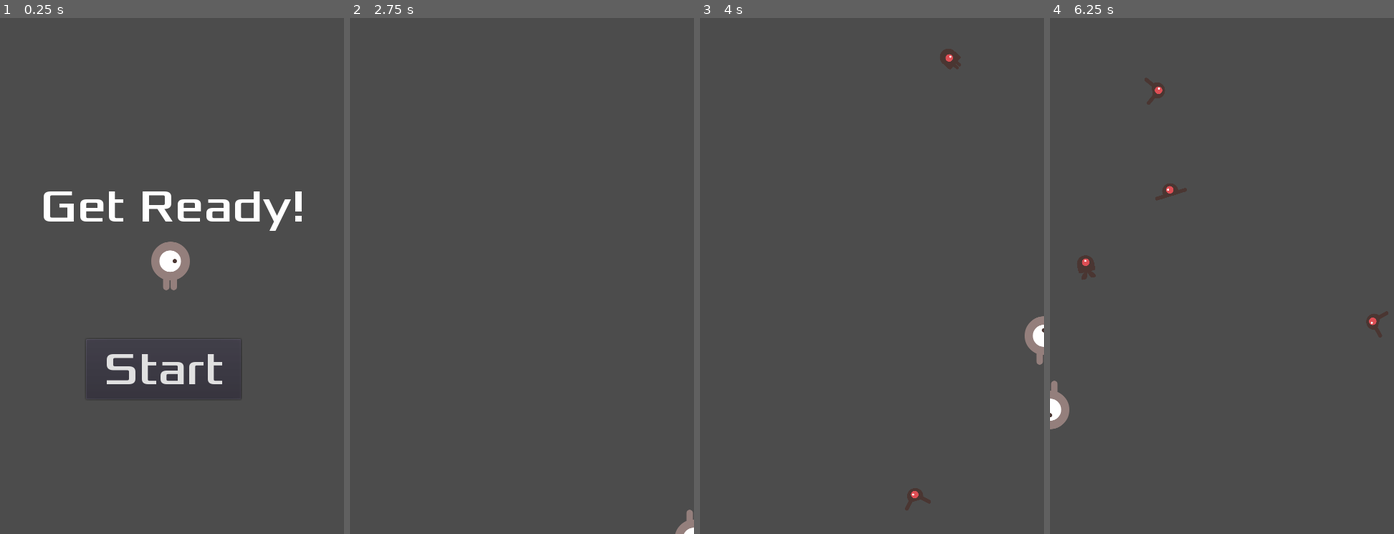
Above: before the commit, frames 1-4 (left to right).
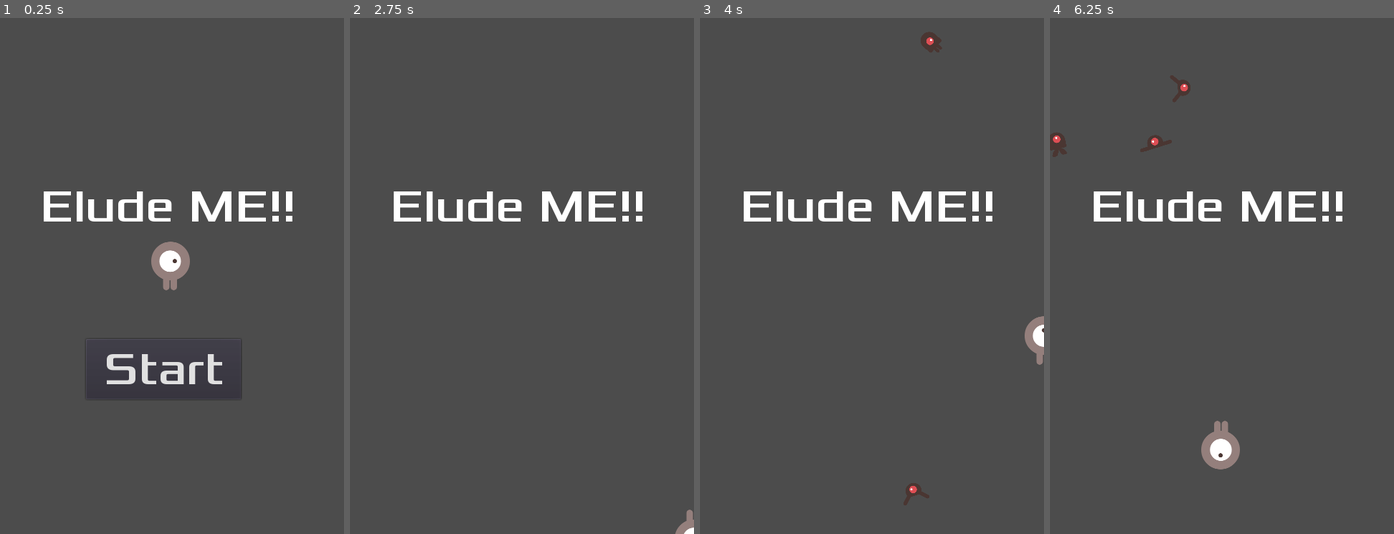
Above: after the commit, the same moments.

Repository: hadilenin/EludeME
Game: Godot game, scene res://Main.tscn
Same seed, same stepped clock (60 frames per second), same inputs: the game is played once before the commit and once after it. Before the commit the project has no main scene; this scene is started directly in both runs.
Inputs:
- Up to frame 1 (0.25 s): no input
- Up to frame 2 (2.75 s): click "Start" at 0.5 s; tap Enter at 1.25 s; hold Right (ui_right) 1.28-2.03 s; tap Space at 2 s; hold Down (ui_down) from 2.03 s (still down)
- Up to frame 3 (4 s): release Down (ui_down) at 2.78 s; hold Right (ui_right) 2.78-3.53 s; hold Up (ui_up) from 3.53 s (still down)
- Up to frame 4 (6.25 s): release Up (ui_up) at 4.28 s; hold Left (ui_left) 4.28-5.78 s; hold Down (ui_down) from 5.78 s (still down)

The runs differ from the first frame. In frame 1, 2.2% of the frame differs, in the area x 12-88%, y 33-42%; in frame 2, 1.8%; in frame 3, 2.3%; in frame 4, 3.9%, in the area x 0-99%, y 11-88%.

Commit message:
randomized enemy speed on screen

Diff:
--- a/Enemy.gd
+++ b/Enemy.gd
@@ -1,11 +1,13 @@
 extends RigidBody2D
 
 
-export var speed = 200
+var speed = 200 + (randi() % 100)
 var direction = Vector2.ZERO
 var moving = false
 
 
+func _init():
+	randomize()
 
 func _ready():
 	play_random_animation()
--- a/Main.gd
+++ b/Main.gd
@@ -35,14 +35,14 @@
 
 
 func new_game():
-	$CanvasLayerHUD.show_message("Get Ready!")
+	#$CanvasLayerHUD.show_message("Get Ready!")
 	$Player.respawn_player(Vector2(238,346))
 	$StartTimer.one_shot = true
 	$StartTimer.start()
 
 
 func game_over():
-	$CanvasLayerHUD.gameOverMessage()
+	#$CanvasLayerHUD.gameOverMessage()
 	$ScoreTimer.stop()
 	$SpawnTimer.stop()
 
--- a/project.godot
+++ b/project.godot
@@ -11,6 +11,7 @@
 [application]
 
 config/name="DodgeTheCreeps"
+run/main_scene="res://Main.tscn"
 config/icon="res://icon.png"
 
 [display]
